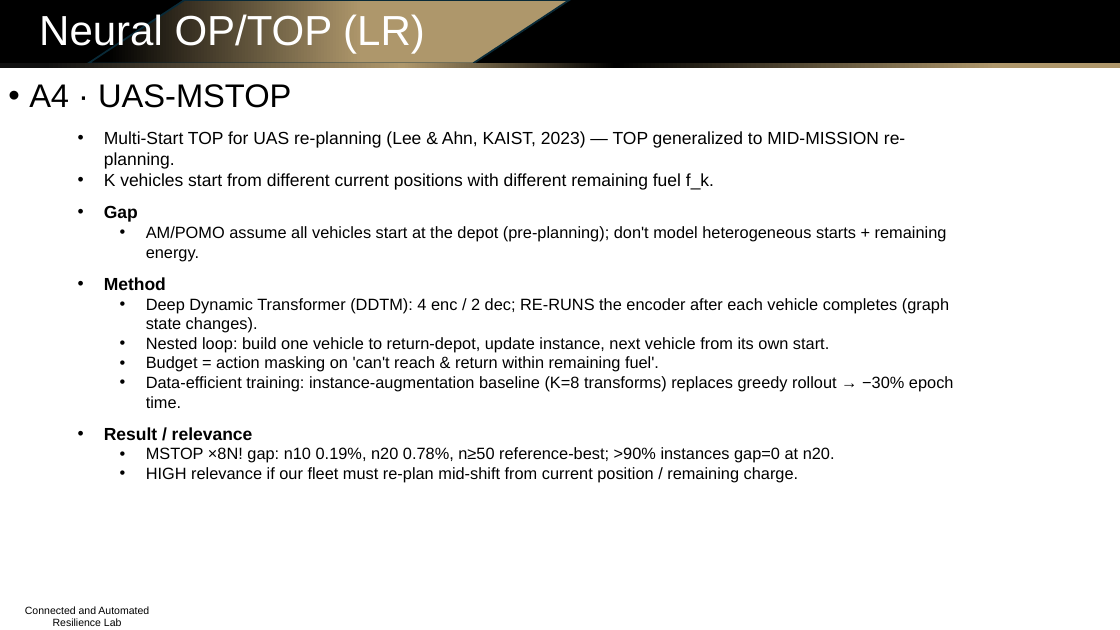
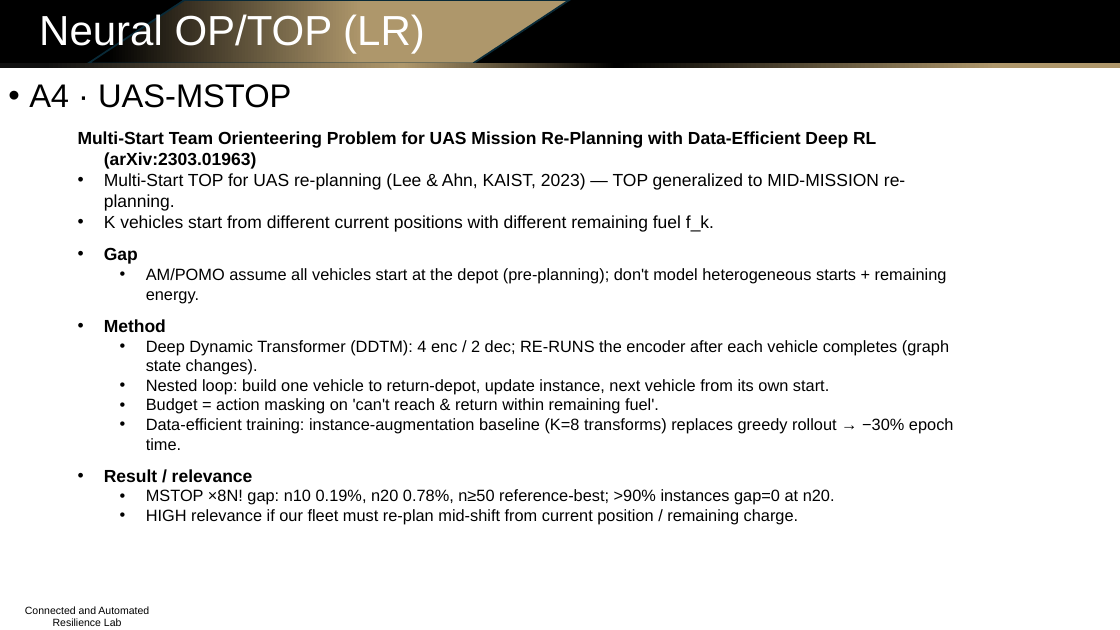
Before and after one commit to Dylan-Wyl10/RoboSense, a slide deck: slide 5 of experiments/20260714-op-fm-survey/op_fm_survey_slides.pptx. Drawn at 1120x630 pixels with LibreOffice and Linux fonts; fonts in the diff are those of the drawing; background and template pictures are left out. Boxes give left, top, right and bottom in pixels: in the first picture for what was removed or moved away, otherwise in the second. Text is boxed around its words. In the diff, an @@ line names an element or a change of style, - is before the commit and + after.

```diff
--- a/experiments/20260714-op-fm-survey/op_fm_survey_slides.pptx
+++ b/experiments/20260714-op-fm-survey/op_fm_survey_slides.pptx
@@ text at bbox=[78, 131, 876, 169]: paragraph added @@
+Multi-Start Team Orienteering Problem for UAS Mission Re-Planning with Data-Efficient Deep RL (arXiv:2303.01963)
```
Also in this commit, not shown: 8 other slides changed, 2 other files.
